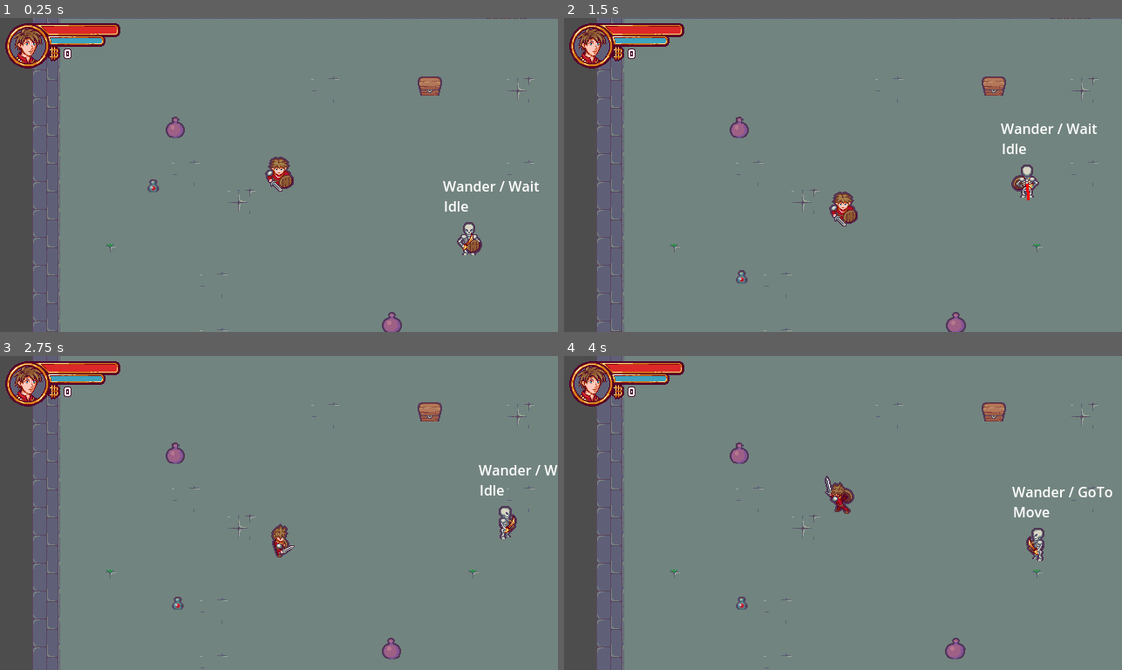
Above: before the commit, frames 1-4 (two rows, left to right).
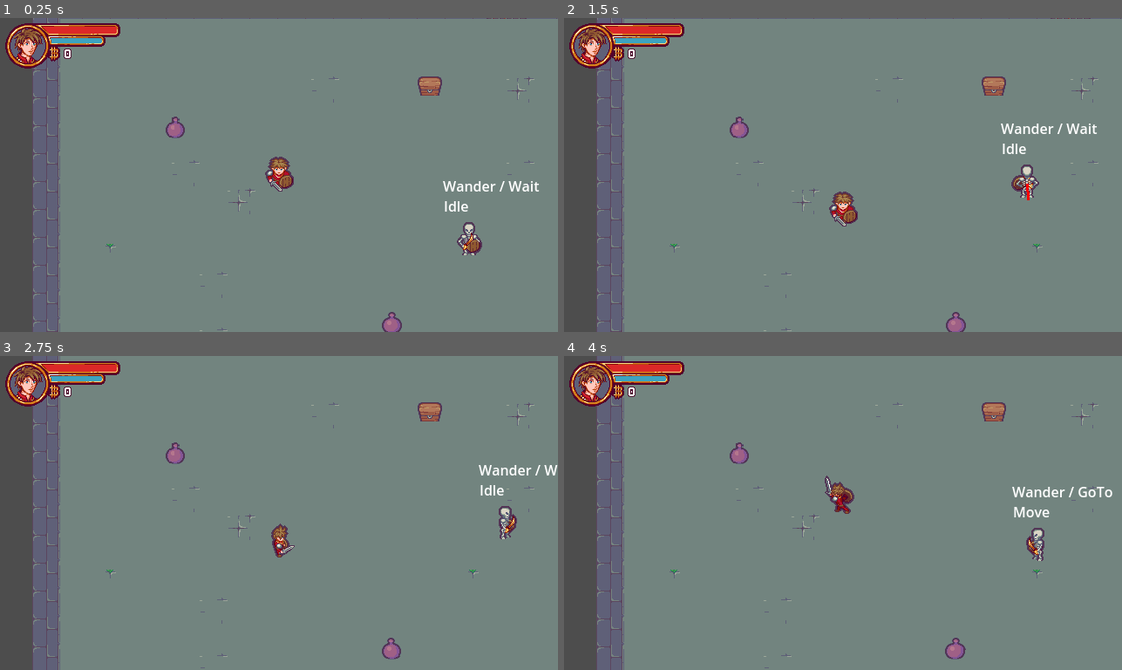
Above: after the commit, the same moments.

Repository: sylvainlap/game-002
Game: Godot game, scene res://Scenes/Levels/level.tscn
Two runs of this game, one before a commit and one after it. Both use one fixed random seed, a clock stepped at 60 frames per second and the inputs below.
Inputs:
- Up to frame 1 (0.25 s): no input
- Up to frame 2 (1.5 s): tap Enter (ui_accept) at 0.5, 0.77 s; hold Right (ui_right) 0.53-1.28 s; hold Ctrl (block) 0.53-1.28 s; hold Down (ui_down) from 1.28 s (still down); tap Ctrl (block) at 1.35 s
- Up to frame 3 (2.75 s): tap Enter (ui_accept) at 1.52 s; release Down (ui_down) at 2.03 s; hold Right (ui_right) from 2.03 s (still down); hold Ctrl (block) from 2.03 s (still down)
- Up to frame 4 (4 s): release Right (ui_right) at 2.78 s; release Ctrl (block) at 2.78 s; hold Up (ui_up) 2.78-3.53 s; tap Ctrl (block) at 2.85 s; tap Enter (ui_accept) at 3.02, 3.77 s; hold Left (ui_left) from 3.53 s (still down); hold Ctrl (block) from 3.53 s (still down)

The runs differ from the first frame. In frame 1, less than 0.1% of the frame differs, in the area x 26-29%, y 51-56%; in frame 2, less than 0.1%, in the area x 30-33%, y 80-85%; in frame 3, less than 0.1%; in frame 4, less than 0.1%.

Commit message:
chore: video 20 finished

Diff:
--- a/Autoloads/events.gd
+++ b/Autoloads/events.gd
@@ -2,8 +2,9 @@
 
 signal object_collected
 signal nb_coins_changed
-signal spawn_coin
 signal obstacle_destroyed
 signal character_hp_changed
 signal room_finished
 signal actor_died
+signal spawn_item
+signal spawn_scene_item
--- /dev/null
+++ b/Resources/ItemDropWeight/coin_weight.tres
@@ -0,0 +1,9 @@
+[gd_resource type="Resource" script_class="ItemDropWeight" load_steps=3 format=3 uid="uid://1a25vca8lypa"]
+
+[ext_resource type="Script" path="res://Scenes/InteractiveObjects/Item/ItemDropWeight/item_drop_weigth.gd" id="1_5amx1"]
+[ext_resource type="PackedScene" uid="uid://ca4tlylv3ytgd" path="res://Scenes/InteractiveObjects/Coin/coin.tscn" id="1_edl70"]
+
+[resource]
+script = ExtResource("1_5amx1")
+item_data = ExtResource("1_edl70")
+weight = 30.0
--- /dev/null
+++ b/Resources/ItemDropWeight/hp_potion_weight.tres
@@ -0,0 +1,9 @@
+[gd_resource type="Resource" script_class="ItemDropWeight" load_steps=3 format=3 uid="uid://dc1q7hlpcpr5u"]
+
+[ext_resource type="Resource" uid="uid://bqkcvcw7qxkc4" path="res://Resources/ItemData/hp_potion.tres" id="1_7i3g0"]
+[ext_resource type="Script" path="res://Scenes/InteractiveObjects/Item/ItemDropWeight/item_drop_weigth.gd" id="1_tka8e"]
+
+[resource]
+script = ExtResource("1_tka8e")
+item_data = ExtResource("1_7i3g0")
+weight = 30.0
--- /dev/null
+++ b/Resources/ItemDropWeight/mp_potion_weight.tres
@@ -0,0 +1,9 @@
+[gd_resource type="Resource" script_class="ItemDropWeight" load_steps=3 format=3 uid="uid://y448whycd0vf"]
+
+[ext_resource type="Resource" uid="uid://b320ivoxfoiei" path="res://Resources/ItemData/mp_potion.tres" id="1_2wo7t"]
+[ext_resource type="Script" path="res://Scenes/InteractiveObjects/Item/ItemDropWeight/item_drop_weigth.gd" id="1_pftmb"]
+
+[resource]
+script = ExtResource("1_pftmb")
+item_data = ExtResource("1_2wo7t")
+weight = 10.0
--- /dev/null
+++ b/Resources/ItemDropWeight/void_weight.tres
@@ -0,0 +1,7 @@
+[gd_resource type="Resource" script_class="ItemDropWeight" load_steps=2 format=3 uid="uid://bgpaswer6luoe"]
+
+[ext_resource type="Script" path="res://Scenes/InteractiveObjects/Item/ItemDropWeight/item_drop_weigth.gd" id="1_bjtv3"]
+
+[resource]
+script = ExtResource("1_bjtv3")
+weight = 20.0
--- a/Scenes/Actors/Enemies/Skeleton/skeleton.tscn
+++ b/Scenes/Actors/Enemies/Skeleton/skeleton.tscn
@@ -580,6 +580,7 @@
 script = ExtResource("8_nb2ht")
 
 [node name="Cooldown" type="Timer" parent="BehaviourTree/Attack" index="0"]
+wait_time = 2.0
 one_shot = true
 
 [node name="Inactive" type="Node2D" parent="BehaviourTree" index="3"]
--- a/Scenes/Actors/Enemies/enemy.tscn
+++ b/Scenes/Actors/Enemies/enemy.tscn
@@ -25,6 +25,5 @@
 [node name="CollisionShape2D" type="CollisionShape2D" parent="AttackArea" index="0"]
 
 [node name="PathLine" type="Line2D" parent="." index="6"]
-visible = false
 width = 3.0
 default_color = Color(1, 0, 0, 1)
--- a/Scenes/Behaviours/collectable_behaviour.tscn
+++ b/Scenes/Behaviours/collectable_behaviour.tscn
@@ -28,7 +28,7 @@
 script = ExtResource("2_vle15")
 
 [node name="SpawnTimer" type="Timer" parent="StateMachine/Spawn"]
-wait_time = 0.5
+wait_time = 0.4
 one_shot = true
 autostart = true
 
--- /dev/null
+++ b/Scenes/Behaviours/dropper_behaviour.gd
@@ -0,0 +1,38 @@
+extends Behaviour
+class_name DropperBehaviour
+
+@export var item_drop_weight_array : Array = []
+
+
+func drop_item() -> void:
+	var rdm_value = randf_range(0.0, _compute_total_weight())
+	var dropped_item = _find_item_by_weight_value(rdm_value)
+
+	if dropped_item == null:
+		return
+	elif dropped_item is ItemData:
+		EVENTS.spawn_item.emit(dropped_item, object.global_position)
+	elif dropped_item is PackedScene:
+		EVENTS.spawn_scene_item.emit(dropped_item, object.global_position)
+
+
+func _compute_total_weight() -> float:
+	var total_weight = 0.0
+
+	for item_weight in item_drop_weight_array:
+		total_weight += item_weight.weight
+
+	return total_weight
+
+
+func _find_item_by_weight_value(value: float) -> Object:
+	var current_total_weight = 0
+
+	for item_weight in item_drop_weight_array:
+		current_total_weight += item_weight.weight
+
+		if value <= current_total_weight:
+			return item_weight.item_data
+
+	push_error("The given value %d must be between 0.0 and total weight.", value)
+	return null
--- /dev/null
+++ b/Scenes/Behaviours/dropper_behaviour.tscn
@@ -0,0 +1,6 @@
+[gd_scene load_steps=2 format=3 uid="uid://br22l0srgrcw2"]
+
+[ext_resource type="Script" path="res://Scenes/Behaviours/dropper_behaviour.gd" id="1_a27yu"]
+
+[node name="DropperBehaviour" type="Node2D"]
+script = ExtResource("1_a27yu")
--- a/Scenes/InteractiveObjects/Chest/chest.gd
+++ b/Scenes/InteractiveObjects/Chest/chest.gd
@@ -2,6 +2,7 @@
 class_name Chest
 
 @onready var animated_sprite = get_node("AnimatedSprite2D")
+@onready var collision_shape = get_node("CollisionShape2D")
 @onready var state_machine = get_node("StateMachine")
 
 
@@ -11,11 +12,8 @@
 		animated_sprite.play("open")
 
 
-func _spawn_content() -> void:
-	EVENTS.spawn_coin.emit(position)
-
 
 func _on_animated_sprite_2d_animation_finished() -> void:
 	if animated_sprite.get_animation() == "open":
 		state_machine.set_state("Opened")
-		_spawn_content()
+		$DropperBehaviour.drop_item()
--- a/Scenes/InteractiveObjects/Chest/chest.tscn
+++ b/Scenes/InteractiveObjects/Chest/chest.tscn
@@ -1,9 +1,12 @@
-[gd_scene load_steps=12 format=3 uid="uid://c858brhrcg8ak"]
+[gd_scene load_steps=15 format=3 uid="uid://c858brhrcg8ak"]
 
 [ext_resource type="Script" path="res://Scenes/InteractiveObjects/Chest/chest.gd" id="1_extik"]
 [ext_resource type="Texture2D" uid="uid://dc6wxvikuknq6" path="res://Scenes/InteractiveObjects/Chest/Sprites/Chest_SpriteSheet.png" id="2_nrghr"]
 [ext_resource type="Script" path="res://StateMachine/state_machine.gd" id="3_gsqgf"]
 [ext_resource type="Script" path="res://StateMachine/state.gd" id="4_l0cnp"]
+[ext_resource type="PackedScene" uid="uid://br22l0srgrcw2" path="res://Scenes/Behaviours/dropper_behaviour.tscn" id="5_8g74g"]
+[ext_resource type="Resource" uid="uid://y448whycd0vf" path="res://Resources/ItemDropWeight/mp_potion_weight.tres" id="6_ypxwy"]
+[ext_resource type="Resource" uid="uid://1a25vca8lypa" path="res://Resources/ItemDropWeight/coin_weight.tres" id="7_3f0jq"]
 
 [sub_resource type="AtlasTexture" id="AtlasTexture_s1r0m"]
 atlas = ExtResource("2_nrghr")
@@ -79,4 +82,7 @@
 [node name="Opened" type="Node2D" parent="StateMachine"]
 script = ExtResource("4_l0cnp")
 
+[node name="DropperBehaviour" parent="." instance=ExtResource("5_8g74g")]
+item_drop_weight_array = [ExtResource("6_ypxwy"), ExtResource("7_3f0jq")]
+
 [connection signal="animation_finished" from="AnimatedSprite2D" to="." method="_on_animated_sprite_2d_animation_finished"]
--- a/Scenes/InteractiveObjects/Coin/coin.tscn
+++ b/Scenes/InteractiveObjects/Coin/coin.tscn
@@ -221,7 +221,7 @@
 }
 
 [sub_resource type="CircleShape2D" id="CircleShape2D_ip1ev"]
-radius = 98.0051
+radius = 64.0
 
 [sub_resource type="Animation" id="Animation_ck6bm"]
 resource_name = "Collect"
--- /dev/null
+++ b/Scenes/InteractiveObjects/Item/ItemDropWeight/item_drop_weigth.gd
@@ -0,0 +1,5 @@
+extends Resource
+class_name ItemDropWeight
+
+@export var item_data: Resource = null
+@export var weight: float = 0.0
--- a/Scenes/InteractiveObjects/Item/item.gd
+++ b/Scenes/InteractiveObjects/Item/item.gd
@@ -1,10 +1,10 @@
 extends Node2D
 class_name Item
 
-@export var item_data: Resource = null: set = set_item_data
+@export var item_data: ItemData = null: set = set_item_data
 
 
-func set_item_data(value: Resource) -> void:
+func set_item_data(value: ItemData) -> void:
 	item_data = value
 	if item_data != null:
 		$Sprite.set_texture(item_data.world_texture)
--- a/Scenes/InteractiveObjects/Item/item.tscn
+++ b/Scenes/InteractiveObjects/Item/item.tscn
@@ -3,8 +3,8 @@
 [ext_resource type="Script" path="res://Scenes/InteractiveObjects/Item/item.gd" id="1_o5c3m"]
 [ext_resource type="PackedScene" uid="uid://c8rxmguwiayly" path="res://Scenes/Behaviours/collectable_behaviour.tscn" id="1_ogpik"]
 
-[sub_resource type="CircleShape2D" id="CircleShape2D_ohqiw"]
-radius = 104.307
+[sub_resource type="CircleShape2D" id="CircleShape2D_bq1iy"]
+radius = 64.0
 
 [node name="Item" type="Node2D"]
 script = ExtResource("1_o5c3m")
@@ -14,6 +14,6 @@
 [node name="CollectableBehaviour" parent="." instance=ExtResource("1_ogpik")]
 
 [node name="CollisionShape2D" parent="CollectableBehaviour/FollowArea" index="0"]
-shape = SubResource("CircleShape2D_ohqiw")
+shape = SubResource("CircleShape2D_bq1iy")
 
 [editable path="CollectableBehaviour"]
--- a/Scenes/InteractiveObjects/Jar/jar.gd
+++ b/Scenes/InteractiveObjects/Jar/jar.gd
@@ -1,13 +1,16 @@
 extends StaticBody2D
+class_name Jar
 
 @onready var animated_sprite = get_node("AnimatedSprite2D")
 @onready var collision_shape = get_node("CollisionShape2D")
 @onready var state_machine = get_node("StateMachine")
 
+
 func destroy() -> void:
 	if state_machine.get_state_name() == "Idle":
 		state_machine.set_state("Breaking")
 		animated_sprite.play("break")
+		$DropperBehaviour.drop_item()
 
 
 func _on_animated_sprite_2d_animation_finished() -> void:
--- a/Scenes/InteractiveObjects/Jar/jar.tscn
+++ b/Scenes/InteractiveObjects/Jar/jar.tscn
@@ -1,9 +1,14 @@
-[gd_scene load_steps=13 format=3 uid="uid://dbt61jtuuortk"]
+[gd_scene load_steps=18 format=3 uid="uid://dbt61jtuuortk"]
 
 [ext_resource type="Script" path="res://Scenes/InteractiveObjects/Jar/jar.gd" id="1_0rhaw"]
 [ext_resource type="Texture2D" uid="uid://db7o6qqh6rv6e" path="res://Scenes/InteractiveObjects/Jar/Sprites/Jar_SpriteSheet.png" id="1_kylwp"]
 [ext_resource type="Script" path="res://StateMachine/state_machine.gd" id="3_kp052"]
 [ext_resource type="Script" path="res://StateMachine/state.gd" id="4_i732o"]
+[ext_resource type="PackedScene" uid="uid://br22l0srgrcw2" path="res://Scenes/Behaviours/dropper_behaviour.tscn" id="5_wt62a"]
+[ext_resource type="Resource" uid="uid://dc1q7hlpcpr5u" path="res://Resources/ItemDropWeight/hp_potion_weight.tres" id="6_2kgu6"]
+[ext_resource type="Resource" uid="uid://bgpaswer6luoe" path="res://Resources/ItemDropWeight/void_weight.tres" id="7_npmce"]
+[ext_resource type="Resource" uid="uid://y448whycd0vf" path="res://Resources/ItemDropWeight/mp_potion_weight.tres" id="7_vx42b"]
+[ext_resource type="Resource" uid="uid://1a25vca8lypa" path="res://Resources/ItemDropWeight/coin_weight.tres" id="8_elmiy"]
 
 [sub_resource type="AtlasTexture" id="AtlasTexture_60pfj"]
 atlas = ExtResource("1_kylwp")
@@ -86,4 +91,7 @@
 [node name="Broken" type="Node2D" parent="StateMachine"]
 script = ExtResource("4_i732o")
 
+[node name="DropperBehaviour" parent="." instance=ExtResource("5_wt62a")]
+item_drop_weight_array = [ExtResource("6_2kgu6"), ExtResource("7_vx42b"), ExtResource("8_elmiy"), ExtResource("7_npmce")]
+
 [connection signal="animation_finished" from="AnimatedSprite2D" to="." method="_on_animated_sprite_2d_animation_finished"]
--- a/Scenes/Levels/coin_factory.gd
+++ /dev/null
@@ -1,14 +0,0 @@
-extends Node2D
-
-var coin_scene = preload("res://Scenes/InteractiveObjects/Coin/coin.tscn")
-
-func _ready() -> void:
-	EVENTS.spawn_coin.connect(_on_EVENTS_spawn_coin)
-
-func _spawn_coin(pos: Vector2) -> void:
-	var coin = coin_scene.instantiate()
-	coin.set_position(pos)
-	owner.add_child(coin)
-
-func _on_EVENTS_spawn_coin(pos: Vector2) -> void:
-	_spawn_coin(pos)
--- /dev/null
+++ b/Scenes/Levels/item_factory.gd
@@ -0,0 +1,30 @@
+extends Node2D
+class_name ItemFactory
+
+var item_scene = preload("res://Scenes/InteractiveObjects/Item/item.tscn")
+
+
+func _ready() -> void:
+	EVENTS.spawn_item.connect(_on_EVENTS_spawn_item)
+	EVENTS.spawn_scene_item.connect(_on_EVENTS_spawn_scene_item)
+
+
+func _spawn_item(item_data: ItemData, pos: Vector2) -> void:
+	var item = item_scene.instantiate()
+	owner.add_child(item)
+	item.set_item_data(item_data)
+	item.set_global_position(pos)
+
+
+func _spawn_scene_item(scene: PackedScene, pos: Vector2) -> void:
+	var item = scene.instantiate()
+	owner.add_child(item)
+	item.set_global_position(pos)
+
+
+func _on_EVENTS_spawn_item(item_data: ItemData, pos: Vector2) -> void:
+	_spawn_item(item_data, pos)
+
+
+func _on_EVENTS_spawn_scene_item(scene: PackedScene, pos: Vector2) -> void:
+	_spawn_scene_item(scene, pos)
--- a/Scenes/Levels/level.tscn
+++ b/Scenes/Levels/level.tscn
@@ -11,11 +11,9 @@
 [ext_resource type="Texture2D" uid="uid://dxlgt5g6fy0ox" path="res://Scenes/UI/HUD/Portrait.png" id="7_t138d"]
 [ext_resource type="FontFile" uid="uid://tt6wvkapv35l" path="res://Scenes/UI/Font/BabaMediumPixels.ttf" id="8_o85kg"]
 [ext_resource type="Texture2D" uid="uid://df6uaggm7od1t" path="res://Scenes/UI/HUD/HUD_Mask.png" id="8_opxke"]
-[ext_resource type="Script" path="res://Scenes/Levels/coin_factory.gd" id="10_cxcgg"]
+[ext_resource type="Script" path="res://Scenes/Levels/item_factory.gd" id="10_cxcgg"]
 [ext_resource type="PackedScene" uid="uid://c6wmus4cqvgq6" path="res://Scenes/Actors/Enemies/Skeleton/skeleton.tscn" id="11_2atqc"]
 [ext_resource type="PackedScene" uid="uid://dl0xd27c1ckhp" path="res://Scenes/InteractiveObjects/Door/door.tscn" id="14_n5fte"]
-[ext_resource type="PackedScene" uid="uid://cx3hruwfbpr2w" path="res://Scenes/InteractiveObjects/Item/item.tscn" id="15_27lyb"]
-[ext_resource type="Resource" uid="uid://bqkcvcw7qxkc4" path="res://Resources/ItemData/hp_potion.tres" id="16_ysdk6"]
 
 [sub_resource type="TileSetAtlasSource" id="TileSetAtlasSource_2tawl"]
 texture = ExtResource("2_tltmk")
@@ -117,6 +115,9 @@
 [node name="Pathfinder" type="Node" parent="Walls&Ground"]
 script = ExtResource("2_4ggnd")
 
+[node name="ItemFactory" type="Node2D" parent="."]
+script = ExtResource("10_cxcgg")
+
 [node name="Jar" parent="." instance=ExtResource("3_kihwd")]
 position = Vector2(644, 445)
 
@@ -222,20 +223,9 @@
 theme_override_fonts/font = ExtResource("8_o85kg")
 text = "0"
 
-[node name="CoinFactory" type="Node2D" parent="."]
-script = ExtResource("10_cxcgg")
-
 [node name="Skeleton" parent="." instance=ExtResource("11_2atqc")]
 position = Vector2(501, 319)
 metadata/_edit_group_ = true
 
 [node name="Door" parent="." instance=ExtResource("14_n5fte")]
 position = Vector2(544, 32)
-
-[node name="HPPotion" parent="." instance=ExtResource("15_27lyb")]
-position = Vector2(112, 312)
-item_data = ExtResource("16_ysdk6")
-metadata/_edit_group_ = true
-
-[editable path="HPPotion"]
-[editable path="HPPotion/CollectableBehaviour"]
Not shown: 1 places in Scenes/Levels/level.tscn that only renumber resources
